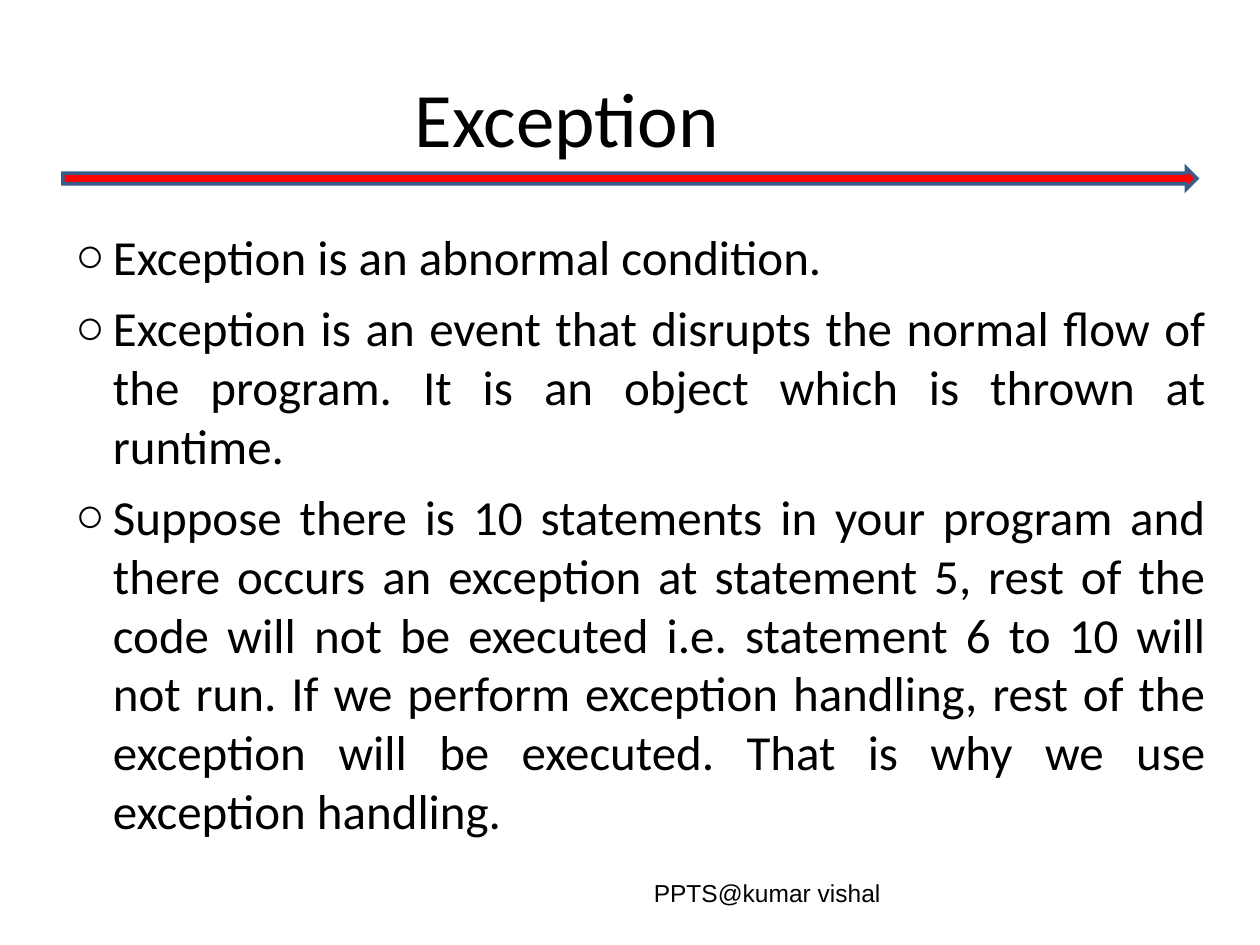
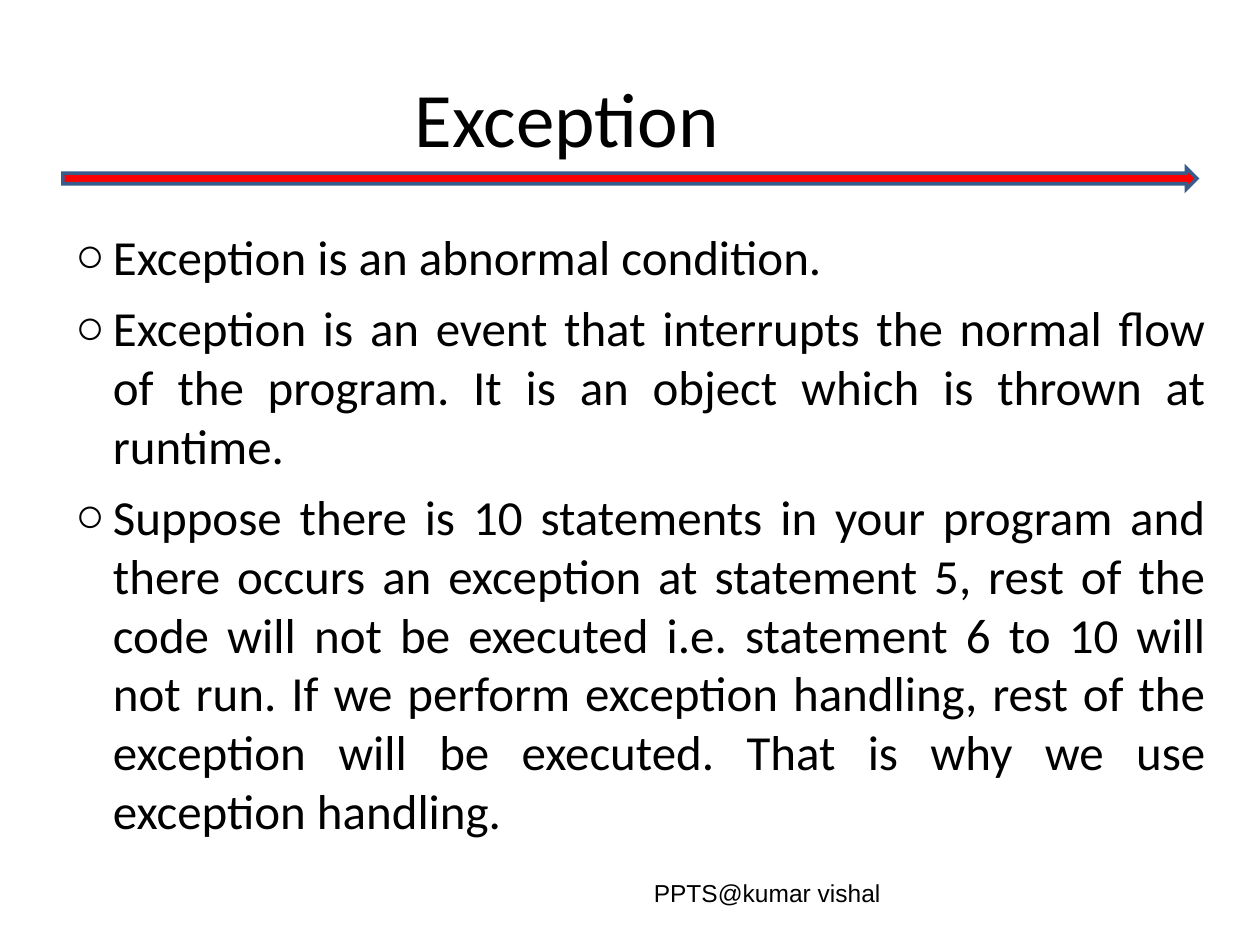
Before and after one commit to vishalamc/visualbasic, a slide deck: slide 2 of Exception handling.ppt. Drawn at 1260x945 pixels with LibreOffice and Linux fonts; fonts in the diff are those of the drawing; background and template pictures are left out. Boxes give left, top, right and bottom in pixels: in the first picture for what was removed or moved away, otherwise in the second. Text is boxed around its words. In the diff, an @@ line names an element or a change of style, - is before the commit and + after.

```diff
--- a/Exception handling.ppt
+++ b/Exception handling.ppt
@@ text at bbox=[113, 312, 1205, 465]: text changed @@
-○ Exception is an event that disrupts the normal flow of the program. It is an object which is thrown at runtime.
+○ Exception is an event that interrupts the normal flow of the program. It is an object which is thrown at runtime.
```
Also in this commit, not shown: 3 other slides changed, 7 slides added, 1 slide removed, 7 other files.
